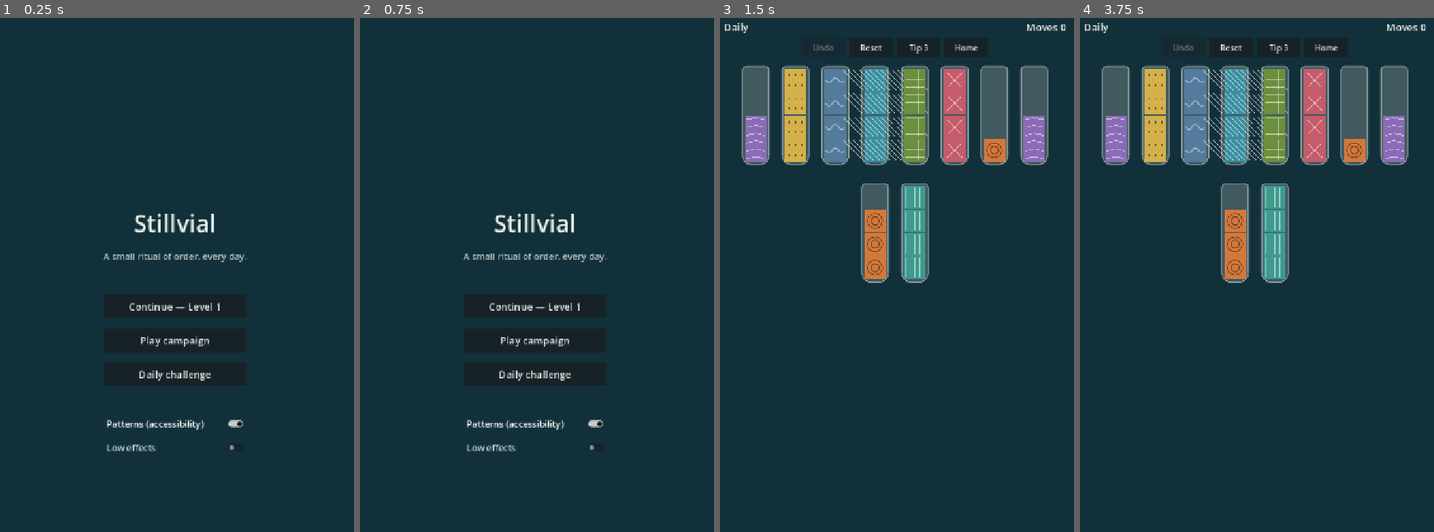
Above: before the commit, frames 1-4 (left to right).
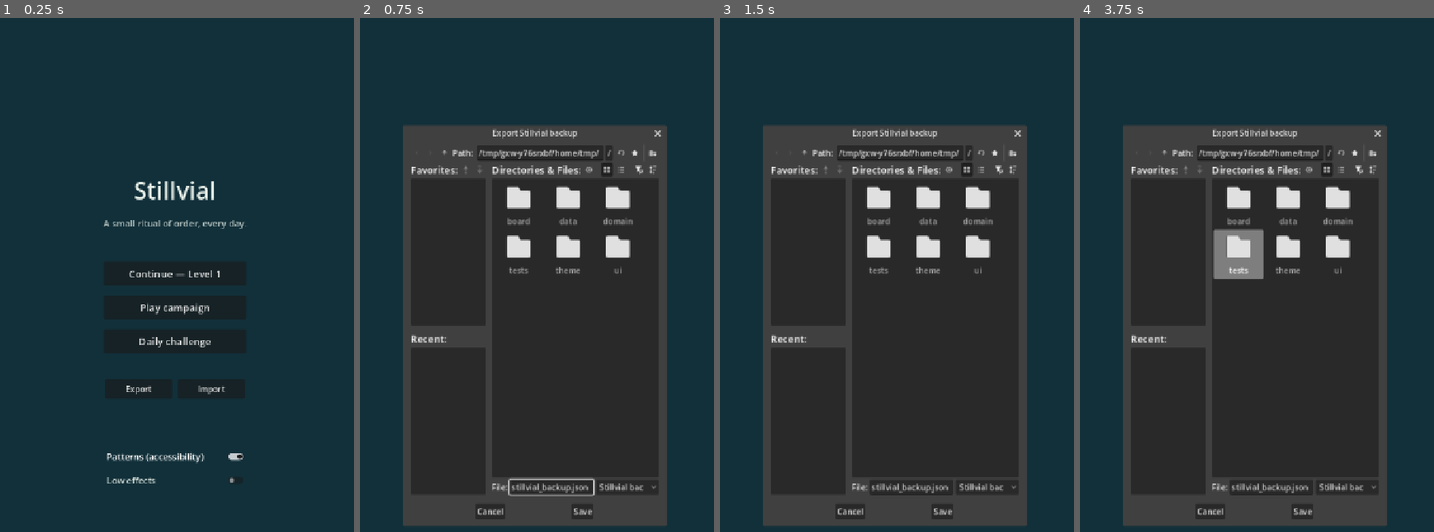
Above: after the commit, the same moments.

Repository: waldopanozo/Stillvial
Game: Godot game, scene res://ui/home.tscn
The game is run twice, just before and just after one commit, with the same random seed, the same clock (stepped at 60 frames per second) and the same inputs.
Inputs (mouse positions are in pixels of both pictures, inside the frame that each line leads up to):
- Up to frame 1 (0.25 s): no input
- Up to frame 2 (0.75 s): click (498, 388) at 0.5 s, where only the run after the commit has a clickable "Export"
- Up to frame 3 (1.5 s): click (932, 382) at 1.25 s, where only the run after the commit has a clickable "Import"
- Up to frame 4 (3.75 s): click (1253, 300) at 2 s, where only the run after the commit has a clickable "Play campaign"; click (1253, 300) at 2.75 s, where only the run after the commit has a clickable "Play campaign"; click (1253, 269) at 3.5 s, where only the run after the commit has a clickable "Continue — Level 1"

The runs differ from the first frame. In frame 1, 3.2% of the frame differs, in the area x 28-70%, y 31-91%; in frame 2, 21%; in frame 3, 31%; in frame 4, 31%, in the area x 1-98%, y 0-99%.

Commit message:
Add guest progress export and import backup

Diff:
--- a/game/data/save_service.gd
+++ b/game/data/save_service.gd
@@ -2,8 +2,12 @@
 extends RefCounted
 
 ## Local campaign progress + mid-game resume (ConfigFile, no network).
+## Optional JSON export/import for guest backup (no account required).
 
 const PATH := "user://stillvial_save.cfg"
+const EXPORT_PATH := "user://stillvial_backup.json"
+const EXPORT_FORMAT := "stillvial-progress"
+const EXPORT_VERSION := 1
 const SECTION_PROGRESS := "progress"
 const SECTION_MID := "mid_game"
 const SECTION_SETTINGS := "settings"
@@ -128,6 +132,83 @@
 	var state: Dictionary = load_daily()
 	return str(state.get("last_completed_date", "")) == date_key.strip_edges()
 
+## Guest backup snapshot (no account). Includes mid-game when active.
+static func build_export_dict() -> Dictionary:
+	var mid: Variant = load_any_mid_game()
+	return {
+		"format": EXPORT_FORMAT,
+		"version": EXPORT_VERSION,
+		"exported_at": Time.get_datetime_string_from_system(true),
+		"progress": load_progress(),
+		"settings": load_settings(),
+		"daily": load_daily(),
+		"mid_game": mid if mid != null else {},
+	}
+
+## Apply a previously exported snapshot. Returns false if format is invalid.
+static func apply_import_dict(data: Variant) -> bool:
+	if not (data is Dictionary):
+		return false
+	var d: Dictionary = data
+	if str(d.get("format", "")) != EXPORT_FORMAT:
+		return false
+	var ver: int = int(d.get("version", 0))
+	if ver < 1 or ver > EXPORT_VERSION:
+		return false
+	var progress_raw: Variant = d.get("progress", {})
+	var settings_raw: Variant = d.get("settings", {})
+	var daily_raw: Variant = d.get("daily", {})
+	if not (progress_raw is Dictionary and settings_raw is Dictionary and daily_raw is Dictionary):
+		return false
+	var progress: Dictionary = progress_raw
+	var settings: Dictionary = settings_raw
+	var daily: Dictionary = daily_raw
+	save_progress(
+		int(progress.get("current_level", 1)),
+		int(progress.get("max_completed", 0))
+	)
+	save_settings(
+		bool(settings.get("patterns_enabled", DEFAULT_PATTERNS_ENABLED)),
+		bool(settings.get("low_effects", DEFAULT_LOW_EFFECTS))
+	)
+	var cfg := _load_cfg()
+	cfg.set_value(
+		SECTION_DAILY,
+		"last_completed_date",
+		str(daily.get("last_completed_date", ""))
+	)
+	cfg.set_value(SECTION_DAILY, "streak", maxi(int(daily.get("streak", 0)), 0))
+	_write_cfg(cfg)
+	var mid_raw: Variant = d.get("mid_game", {})
+	if mid_raw is Dictionary and not mid_raw.is_empty() and int(mid_raw.get("level_number", 0)) >= 1:
+		save_mid_game(
+			int(mid_raw.get("level_number", 1)),
+			mid_raw.get("tubes", []),
+			mid_raw.get("history", []),
+			int(mid_raw.get("move_count", 0)),
+			int(mid_raw.get("capacity", 4))
+		)
+	else:
+		clear_mid_game()
+	return true
+
+static func write_export_file(path: String = EXPORT_PATH) -> Error:
+	var text: String = JSON.stringify(build_export_dict(), "\t")
+	var f := FileAccess.open(path, FileAccess.WRITE)
+	if f == null:
+		return FileAccess.get_open_error()
+	f.store_string(text)
+	return OK
+
+static func read_import_file(path: String) -> bool:
+	if not FileAccess.file_exists(path):
+		return false
+	var f := FileAccess.open(path, FileAccess.READ)
+	if f == null:
+		return false
+	var parsed: Variant = JSON.parse_string(f.get_as_text())
+	return apply_import_dict(parsed)
+
 static func _previous_utc_date_key(date_key: String) -> String:
 	var key: String = date_key.strip_edges()
 	if key.length() != 8 or not key.is_valid_int():
--- a/game/tests/run_domain_tests.gd
+++ b/game/tests/run_domain_tests.gd
@@ -63,6 +63,29 @@
 	var tip_daily: Variant = LevelSolver.next_pour(LevelGenerator.generate_daily("20260904"))
 	failed += _expect("solver tip daily", tip_daily is Vector2i)
 
+	# SaveService export / import round-trip (guest backup)
+	SaveService.save_progress(12, 11)
+	SaveService.save_settings(true, true)
+	SaveService.register_daily_clear("20260904")
+	var snap: Dictionary = SaveService.build_export_dict()
+	failed += _expect("export format", str(snap.get("format", "")) == SaveService.EXPORT_FORMAT)
+	failed += _expect("export version", int(snap.get("version", 0)) == SaveService.EXPORT_VERSION)
+	SaveService.save_progress(1, 0)
+	SaveService.save_settings(false, false)
+	failed += _expect("import ok", SaveService.apply_import_dict(snap))
+	var p2: Dictionary = SaveService.load_progress()
+	failed += _expect("import progress level", int(p2.get("current_level", 0)) == 12)
+	failed += _expect("import progress max", int(p2.get("max_completed", 0)) == 11)
+	var s2: Dictionary = SaveService.load_settings()
+	failed += _expect("import low effects", bool(s2.get("low_effects", false)) == true)
+	failed += _expect("reject bad import", not SaveService.apply_import_dict({"format": "nope"}))
+	var err_w: Error = SaveService.write_export_file(SaveService.EXPORT_PATH)
+	failed += _expect("write export file", err_w == OK)
+	SaveService.save_progress(3, 2)
+	failed += _expect("read import file", SaveService.read_import_file(SaveService.EXPORT_PATH))
+	var p3: Dictionary = SaveService.load_progress()
+	failed += _expect("file import level", int(p3.get("current_level", 0)) == 12)
+
 	if failed == 0:
 		print("DOMAIN_TESTS_OK")
 		quit(0)
--- a/game/ui/home.gd
+++ b/game/ui/home.gd
@@ -1,6 +1,6 @@
 extends Control
 
-## Stillvial home — campaign, daily, accessibility toggles.
+## Stillvial home — campaign, daily, accessibility toggles, guest backup.
 
 @onready var _title: Label = $Center/VBox/Title
 @onready var _tagline: Label = $Center/VBox/Tagline
@@ -8,23 +8,33 @@
 @onready var _play_btn: Button = $Center/VBox/PlayButton
 @onready var _daily_btn: Button = $Center/VBox/DailyButton
 @onready var _streak_label: Label = $Center/VBox/StreakLabel
+@onready var _export_btn: Button = $Center/VBox/Backup/ExportButton
+@onready var _import_btn: Button = $Center/VBox/Backup/ImportButton
+@onready var _backup_status: Label = $Center/VBox/BackupStatus
 @onready var _patterns_cb: CheckButton = $Center/VBox/Settings/PatternsToggle
 @onready var _low_effects_cb: CheckButton = $Center/VBox/Settings/LowEffectsToggle
 @onready var _bg: ColorRect = $Background
+@onready var _export_dialog: FileDialog = $ExportDialog
+@onready var _import_dialog: FileDialog = $ImportDialog
 
 func _ready() -> void:
 	_bg.color = Palette.board_bg()
 	_title.add_theme_color_override("font_color", Palette.MIST)
 	_tagline.add_theme_color_override("font_color", Color(Palette.MIST.r, Palette.MIST.g, Palette.MIST.b, 0.75))
 	_streak_label.add_theme_color_override("font_color", Color(Palette.MIST.r, Palette.MIST.g, Palette.MIST.b, 0.7))
+	_backup_status.add_theme_color_override("font_color", Color(Palette.MIST.r, Palette.MIST.g, Palette.MIST.b, 0.65))
 	_hydrate_progress()
 	_hydrate_settings()
 	_refresh_labels()
 	_continue_btn.pressed.connect(_on_continue)
 	_play_btn.pressed.connect(_on_play_campaign)
 	_daily_btn.pressed.connect(_on_play_daily)
+	_export_btn.pressed.connect(_on_export)
+	_import_btn.pressed.connect(_on_import)
 	_patterns_cb.toggled.connect(_on_settings_changed)
 	_low_effects_cb.toggled.connect(_on_settings_changed)
+	_export_dialog.file_selected.connect(_on_export_path)
+	_import_dialog.file_selected.connect(_on_import_path)
 
 func _hydrate_progress() -> void:
 	var progress: Dictionary = SaveService.load_progress()
@@ -91,6 +101,46 @@
 	CampaignSession.request_daily(today)
 	get_tree().change_scene_to_file("res://ui/game_screen.tscn")
 
+func _on_export() -> void:
+	# Always write the default user path; open a save dialog when the OS allows file picking.
+	var err: Error = SaveService.write_export_file(SaveService.EXPORT_PATH)
+	if err != OK:
+		_backup_status.text = "Could not export — try again"
+		return
+	_backup_status.text = "Saved backup in app data (stillvial_backup.json)"
+	if OS.has_feature("pc") or OS.has_feature("editor"):
+		_export_dialog.current_file = "stillvial_backup.json"
+		_export_dialog.popup_centered_ratio(0.6)
+
+func _on_export_path(path: String) -> void:
+	var err: Error = SaveService.write_export_file(path)
+	if err == OK:
+		_backup_status.text = "Backup saved — keep this file safe"
+	else:
+		_backup_status.text = "Could not save to that location"
+
+func _on_import() -> void:
+	if OS.has_feature("pc") or OS.has_feature("editor"):
+		_import_dialog.popup_centered_ratio(0.6)
+		return
+	# Mobile / constrained: import from default app-data path if present.
+	if SaveService.read_import_file(SaveService.EXPORT_PATH):
+		_after_import_ok()
+	else:
+		_backup_status.text = "No backup found in app data yet"
+
+func _on_import_path(path: String) -> void:
+	if SaveService.read_import_file(path):
+		_after_import_ok()
+	else:
+		_backup_status.text = "That file is not a Stillvial backup"
+
+func _after_import_ok() -> void:
+	_hydrate_progress()
+	_hydrate_settings()
+	_refresh_labels()
+	_backup_status.text = "Backup restored — take your time"
+
 func _start_level(level_number: int, resume: Variant) -> void:
 	CampaignSession.request_play(maxi(level_number, 1), resume)
 	get_tree().change_scene_to_file("res://ui/game_screen.tscn")
--- a/game/ui/home.tscn
+++ b/game/ui/home.tscn
@@ -74,6 +74,34 @@
 text = "Streak 0"
 horizontal_alignment = 1
 
+[node name="BackupSpacer" type="Control" parent="Center/VBox"]
+custom_minimum_size = Vector2(0, 12)
+layout_mode = 2
+
+[node name="Backup" type="HBoxContainer" parent="Center/VBox"]
+layout_mode = 2
+theme_override_constants/separation = 12
+alignment = 1
+
+[node name="ExportButton" type="Button" parent="Center/VBox/Backup"]
+custom_minimum_size = Vector2(134, 40)
+layout_mode = 2
+theme_override_font_sizes/font_size = 16
+text = "Export"
+
+[node name="ImportButton" type="Button" parent="Center/VBox/Backup"]
+custom_minimum_size = Vector2(134, 40)
+layout_mode = 2
+theme_override_font_sizes/font_size = 16
+text = "Import"
+
+[node name="BackupStatus" type="Label" parent="Center/VBox"]
+layout_mode = 2
+theme_override_font_sizes/font_size = 14
+text = ""
+horizontal_alignment = 1
+autowrap_mode = 2
+
 [node name="SettingsSpacer" type="Control" parent="Center/VBox"]
 custom_minimum_size = Vector2(0, 16)
 layout_mode = 2
@@ -94,3 +122,17 @@
 layout_mode = 2
 theme_override_font_sizes/font_size = 18
 text = "Low effects"
+
+[node name="ExportDialog" type="FileDialog" parent="."]
+title = "Export Stillvial backup"
+size = Vector2i(720, 480)
+file_mode = 4
+access = 2
+filters = PackedStringArray("*.json ; Stillvial backup")
+
+[node name="ImportDialog" type="FileDialog" parent="."]
+title = "Import Stillvial backup"
+size = Vector2i(720, 480)
+file_mode = 0
+access = 2
+filters = PackedStringArray("*.json ; Stillvial backup")
Not shown, changed: README.md
Not shown, added: docs/plans/2026-09-04-stillvial-export-import.md
